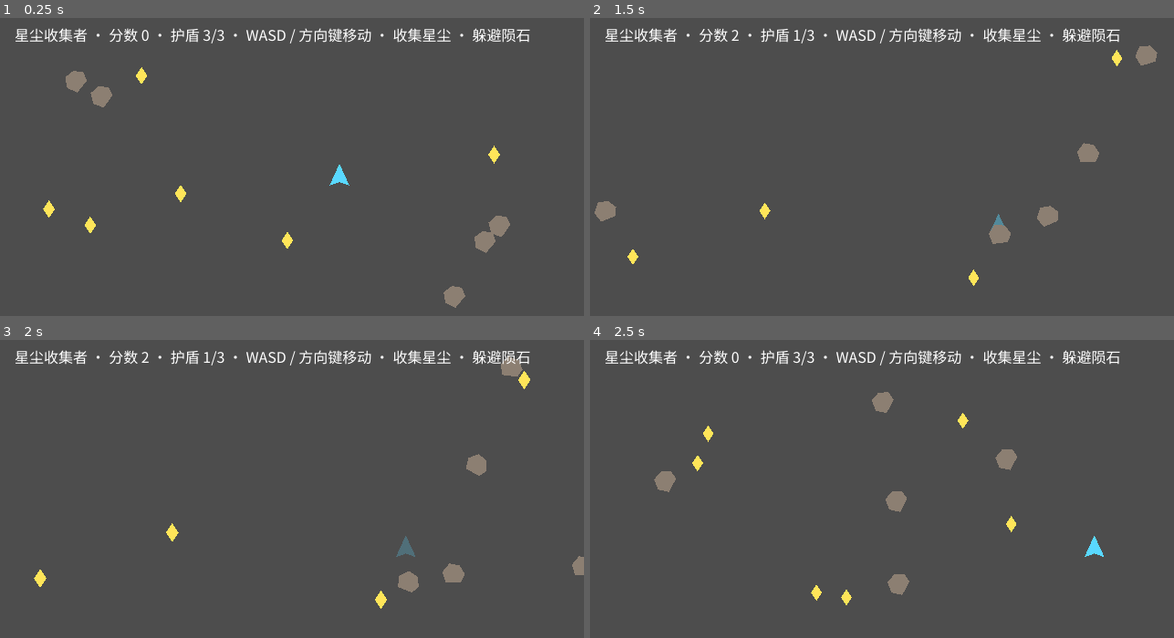
Above: before the commit, frames 1-4 (two rows, left to right).
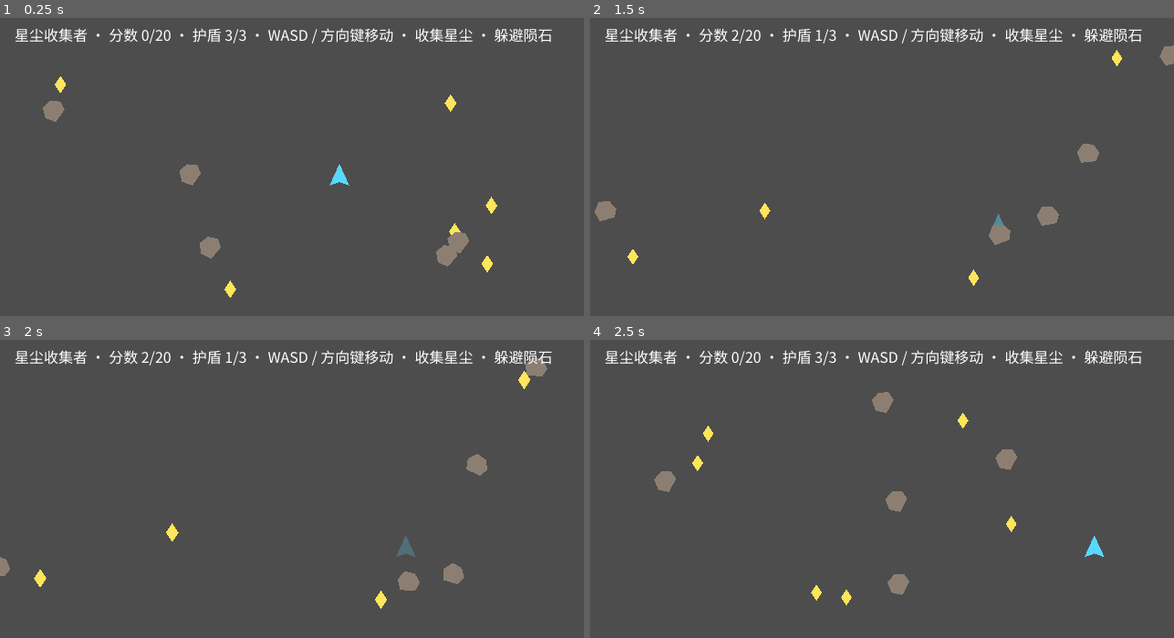
Above: after the commit, the same moments.

Repository: hl3w22bupt/myrd-playground
Game: Godot game, scene res://tests/smoke.tscn
Same seed, same stepped clock (60 frames per second), same inputs: the game is played once before the commit and once after it. This scene is started directly instead of the project's main scene.
Inputs (mouse positions are in pixels of both pictures, inside the frame that each line leads up to):
- Up to frame 1 (0.25 s): no input
- Up to frame 2 (1.5 s): tap Enter (confirm) at 0.5 s; move the mouse to (1010, 161) at 0.52 s; hold D (move_right) 0.53-1.25 s; hold Enter (confirm) 0.53-1.25 s; click (1010, 161) at 0.67 s; tap Space at 0.77 s; drag from (765, 193) to (969, 277) at 1.27 s
- Up to frame 3 (2 s): no input
- Up to frame 4 (2.5 s): move the mouse to (940, 426) at 2.02 s; hold D (move_right) from 2.03 s (still down); hold Enter (confirm) from 2.03 s (still down)

The runs differ from the first frame. In frame 1, 4.3% of the frame differs, in the area x 7-95%, y 3-98%; in frame 2, 2.1%; in frame 3, 2.3%; in frame 4, 1.8%.

Commit message:
feat(game-2): 玩法完整度升级——难度梯度/胜利终局/里程碑反馈 + 冒烟断言同步
把一句话玩法补完整（节点二）：
- 难度梯度：分数每跨过 difficulty_step 提升一级，陨石常驻上限与速度倍率
  随级上调（封顶见配置），重开复位 0 级；运行时推导集中在 main._apply_difficulty，
  数值全部来自 config/gameplay.cfg（验收 5：改配置即生效）。
- 胜利终局：得分达 score_target（0=无尽）触发 GameState.game_won，同一结算面板
  标题区分「护盾耗尽 / 目标达成·胜利」，追平纪录追加「新纪录！」；失败路径语义不变。
- 里程碑反馈：分数每跨过 milestone_step 弹 UI CanvasLayer 庆祝横幅（淡入淡出自清理）。
- 手感：陨石回绕改为「整体完全出屏（13px 包络半径）再从对侧入场」，
  消除贴边瞬移撞人；InputMap deadzone 0.5→0.2 提升模拟量响应；
  碰撞包络余量注释与常量推导逐一对齐（生成边界/最小生成距离/活动边界）。
- smoke.gd 同步升级：新增 E 段断言（里程碑横幅/胜利结算可达/胜利后重开复位/
  难度梯度上限补足），最高分存档改为本轮先清档再断言落盘，防陈旧存档假阳性；
  240 帧预算内通过。
- 修复：结算标题节点重命名 TitleLabel→ResultTitleLabel（唯一名按节点名解析）。

门禁实测：PREFLIGHT: PASS（13 类） / GODOT_SMOKE: PASS（240 帧） /
GODOT_FUZZ: PASS（seed=20260913, batches=6）。

Co-Authored-By: Claude <noreply@anthropic.com>

Diff:
--- a/games/game-2/autoload/game_config.gd
+++ b/games/game-2/autoload/game_config.gd
@@ -31,6 +31,27 @@
 ## 星尘被收集后补位延迟（秒）。
 var respawn_delay_seconds: float = 1.5
 
+## ── 难度梯度（本节点新增）──
+## 每收集多少分提升一级难度（0 = 关闭梯度，恒定难度）。
+var difficulty_step: int = 8
+## 每提升一级难度，陨石常驻数量增加多少。
+var difficulty_asteroids_per_level: int = 1
+## 难度提升后陨石常驻数量的封顶（梯度的天花板，防止刷满屏幕）。
+var difficulty_asteroids_cap: int = 10
+## 每提升一级难度，陨石漂移速度乘以的增量比例（线性叠加后封顶）。
+var difficulty_speed_per_level: float = 0.15
+## 难度提升后陨石速度的倍率封顶（相对 asteroid_speed_min/max 基准）。
+var difficulty_speed_cap_scale: float = 1.8
+
+## ── 胜利目标（本节点新增）──
+## 本局得分达到该值即触发胜利结算（面板 + 可重开）；0 = 无尽模式，
+## 唯一终局回到需求口径「护盾耗尽本轮结束」。
+var score_target: int = 20
+
+## ── 里程碑反馈（本节点新增）──
+## 每收集多少分弹出一次里程碑庆祝横幅（0 = 关闭）。
+var milestone_step: int = 10
+
 
 func _ready() -> void:
 	apply_config_file()
@@ -52,3 +73,14 @@
 	asteroid_speed_max = config.get_value("gameplay", "asteroid_speed_max", asteroid_speed_max)
 	player_speed = config.get_value("gameplay", "player_speed", player_speed)
 	respawn_delay_seconds = config.get_value("gameplay", "respawn_delay_seconds", respawn_delay_seconds)
+	difficulty_step = config.get_value("gameplay", "difficulty_step", difficulty_step)
+	difficulty_asteroids_per_level = config.get_value(
+		"gameplay", "difficulty_asteroids_per_level", difficulty_asteroids_per_level)
+	difficulty_asteroids_cap = config.get_value(
+		"gameplay", "difficulty_asteroids_cap", difficulty_asteroids_cap)
+	difficulty_speed_per_level = config.get_value(
+		"gameplay", "difficulty_speed_per_level", difficulty_speed_per_level)
+	difficulty_speed_cap_scale = config.get_value(
+		"gameplay", "difficulty_speed_cap_scale", difficulty_speed_cap_scale)
+	score_target = config.get_value("gameplay", "score_target", score_target)
+	milestone_step = config.get_value("gameplay", "milestone_step", milestone_step)
--- a/games/game-2/autoload/game_state.gd
+++ b/games/game-2/autoload/game_state.gd
@@ -15,8 +15,10 @@
 signal score_changed(score: int)
 ## 护盾变化：场景层订阅刷新 HUD / 播放受击反馈。
 signal shield_changed(shield: int)
-## 护盾归 0：场景层订阅弹出结算面板。
+## 护盾归 0：场景层订阅弹出结算面板（失败终局）。
 signal game_over(score: int, high_score: int)
+## 得分达到 score_target：场景层订阅弹出胜利结算面板（胜利终局）。
+signal game_won(score: int, high_score: int)
 ## 重开完成：场景层订阅重置战场。
 signal game_restarted()
 
@@ -35,6 +37,7 @@
 
 
 ## 收集星尘加分；本局已结算后忽略，实时抬高历史最高分。
+## 得分达到 GameConfig.score_target（>0 时）立即胜利结算 —— 分数与终局在同一入口收口。
 func add_score(amount: int) -> void:
 	if is_game_over or amount == 0:
 		return
@@ -42,6 +45,8 @@
 	if score > high_score:
 		high_score = score
 	score_changed.emit(score)
+	if GameConfig.score_target > 0 and score >= GameConfig.score_target:
+		_finish_game(true)
 
 
 ## 撞上陨石扣盾（受击唯一入口：无敌帧在 Player 侧把关，这里只负责数值与结算）。
@@ -51,7 +56,7 @@
 	shield = maxi(shield - GameConfig.damage_per_hit, 0)
 	shield_changed.emit(shield)
 	if shield <= 0:
-		_finish_game()
+		_finish_game(false)
 
 
 ## 重开：分数归 0、护盾恢复初始值、退出结算态（需求验收标准 4）。
@@ -64,10 +69,15 @@
 	game_restarted.emit()
 
 
-func _finish_game() -> void:
+## 终局收口：失败（护盾耗尽）与胜利（达成目标分）共用落盘逻辑，
+## 用不同信号区分，场景层据此弹出对应文案的结算面板。
+func _finish_game(won: bool) -> void:
 	is_game_over = true
 	_save_high_score()
-	game_over.emit(score, high_score)
+	if won:
+		game_won.emit(score, high_score)
+	else:
+		game_over.emit(score, high_score)
 
 
 func _save_high_score() -> void:
--- a/games/game-2/config/gameplay.cfg
+++ b/games/game-2/config/gameplay.cfg
@@ -30,3 +30,20 @@
 
 ; 星尘被收集后补位的延迟（秒）
 respawn_delay_seconds = 1.5
+
+; ── 难度梯度：分数每涨 difficulty_step 分提升一级难度 ──
+; 每提升一级，陨石常驻数量 +difficulty_asteroids_per_level（封顶 difficulty_asteroids_cap），
+; 陨石速度 ×(1 + level × difficulty_speed_per_level)（封顶 difficulty_speed_cap_scale 倍）。
+; difficulty_step = 0 表示关闭梯度（恒定难度）。
+difficulty_step = 8
+difficulty_asteroids_per_level = 1
+difficulty_asteroids_cap = 10
+difficulty_speed_per_level = 0.15
+difficulty_speed_cap_scale = 1.8
+
+; ── 胜利目标：本局得分达到 score_target 即胜利结算（弹结算面板 + 可重开）──
+; 0 = 无尽模式，唯一终局为「护盾耗尽」。
+score_target = 20
+
+; ── 里程碑反馈：每收集 milestone_step 分弹一次庆祝横幅（0 = 关闭）──
+milestone_step = 10
--- a/games/game-2/project.godot
+++ b/games/game-2/project.godot
@@ -35,31 +35,31 @@
 [input]
 
 move_left={
-"deadzone": 0.5,
+"deadzone": 0.2,
 "events": [Object(InputEventKey,"resource_local_to_scene":false,"resource_name":"","device":-1,"window_id":0,"alt_press …(191 unchanged characters)…
 , Object(InputEventKey,"resource_local_to_scene":false,"resource_name":"","device":-1,"window_id":0,"alt_pressed":false …(186 unchanged characters)…
 ]
 }
 move_right={
-"deadzone": 0.5,
+"deadzone": 0.2,
 "events": [Object(InputEventKey,"resource_local_to_scene":false,"resource_name":"","device":-1,"window_id":0,"alt_press …(192 unchanged characters)…
 , Object(InputEventKey,"resource_local_to_scene":false,"resource_name":"","device":-1,"window_id":0,"alt_pressed":false …(186 unchanged characters)…
 ]
 }
 move_up={
-"deadzone": 0.5,
+"deadzone": 0.2,
 "events": [Object(InputEventKey,"resource_local_to_scene":false,"resource_name":"","device":-1,"window_id":0,"alt_press …(192 unchanged characters)…
 , Object(InputEventKey,"resource_local_to_scene":false,"resource_name":"","device":-1,"window_id":0,"alt_pressed":false …(186 unchanged characters)…
 ]
 }
 move_down={
-"deadzone": 0.5,
+"deadzone": 0.2,
 "events": [Object(InputEventKey,"resource_local_to_scene":false,"resource_name":"","device":-1,"window_id":0,"alt_press …(192 unchanged characters)…
 , Object(InputEventKey,"resource_local_to_scene":false,"resource_name":"","device":-1,"window_id":0,"alt_pressed":false …(186 unchanged characters)…
 ]
 }
 confirm={
-"deadzone": 0.5,
+"deadzone": 0.2,
 "events": [Object(InputEventKey,"resource_local_to_scene":false,"resource_name":"","device":-1,"window_id":0,"alt_press …(195 unchanged characters)…
 , Object(InputEventKey,"resource_local_to_scene":false,"resource_name":"","device":-1,"window_id":0,"alt_pressed":false …(182 unchanged characters)…
 ]
--- a/games/game-2/scenes/main.tscn
+++ b/games/game-2/scenes/main.tscn
@@ -33,6 +33,18 @@
 offset_bottom = 40.0
 text = "星尘收集者 · 分数 0 · 护盾 3/3"
 
+[node name="MilestoneLabel" type="Label" parent="UI"]
+unique_name_in_owner = true
+visible = false
+offset_left = 140.0
+offset_top = 46.0
+offset_right = 500.0
+offset_bottom = 70.0
+theme_override_colors/font_color = Color(1, 0.92, 0.5, 1)
+theme_override_font_sizes/font_size = 16
+text = "里程碑 · 已收集 10 颗星尘！"
+horizontal_alignment = 1
+
 [node name="GameOverPanel" type="PanelContainer" parent="UI"]
 unique_name_in_owner = true
 visible = false
@@ -52,7 +64,8 @@
 theme_override_constants/separation = 10
 alignment = 1
 
-[node name="TitleLabel" type="Label" parent="UI/GameOverPanel/Box"]
+[node name="ResultTitleLabel" type="Label" parent="UI/GameOverPanel/Box"]
+unique_name_in_owner = true
 theme_override_font_sizes/font_size = 22
 text = "本局结束"
 horizontal_alignment = 1
--- a/games/game-2/scripts/asteroid.gd
+++ b/games/game-2/scripts/asteroid.gd
@@ -6,8 +6,13 @@
 ## - 碰到玩家只调用 Player.take_hit()，扣不扣盾由玩家侧无敌帧决定（职责分离）；
 ## - 漂移用 _physics_process，速度由 main.gd 生成时注入（速度区间来自 GameConfig）。
 
-## 世界回绕范围（与视口同尺寸，飞出一侧从另一侧回来）。
-const WRAP_BOUNDS: Rect2 = Rect2(0.0, 0.0, 640.0, 360.0)
+## 陨石受击包络半径（scenes/asteroid.tscn 的 CollisionShape2D radius，常量必须与其一致）。
+const HURT_RADIUS: float = 13.0
+## 世界回绕范围 = 视口 640×360 向四周各外扩一个包络半径（13px）：
+## 陨石中心越过视口边 13px（整体完全出屏）后才回绕，并从对侧视口外 13px 处入场 ——
+## 玩家在陨石重新入屏前始终看得见它离场，杜绝「陨石贴边瞬移到脸上」的不公平受击。
+const WRAP_BOUNDS: Rect2 = Rect2(
+	-HURT_RADIUS, -HURT_RADIUS, 640.0 + 2.0 * HURT_RADIUS, 360.0 + 2.0 * HURT_RADIUS)
 
 ## 漂移速度（像素/秒），生成时由 main.gd 注入。
 var velocity: Vector2 = Vector2.ZERO
--- a/games/game-2/scripts/main.gd
+++ b/games/game-2/scripts/main.gd
@@ -7,19 +7,27 @@
 ## - 状态：GameState（autoload）持有分数/护盾/最高分并 emit 信号；
 ## - 收集：StarDust.body_entered → StarDust.collected → main 加分 + 飘字 + 补位；
 ## - 受击：Asteroid.body_entered → Player.take_hit()（无敌帧）→ GameState.apply_hit()
-##   → shield_changed（震屏）→ 归 0 时 game_over（弹结算面板）；
+##   → shield_changed（震屏）→ 归 0 时 game_over（弹失败结算面板）；
+## - 梯度：score_changed → 分数跨过 difficulty_step → _apply_difficulty 上调陨石上限/速度；
+## - 终局：失败 = 护盾耗尽（game_over）；胜利 = 得分达 score_target（game_won）——
+##   同一结算面板，标题区分胜负；
 ## - 重开：RestartButton.pressed / confirm 动作 → GameState.start_game()
-##   → game_restarted → main 重置战场。
+##   → game_restarted → main 难度复位 + 重置战场。
 
 const STAR_DUST_SCENE: PackedScene = preload("res://scenes/star_dust.tscn")
 const ASTEROID_SCENE: PackedScene = preload("res://scenes/asteroid.tscn")
 const FLOAT_TEXT_SCENE: PackedScene = preload("res://scenes/float_text.tscn")
 
-## 星尘/陨石的生成范围（世界坐标，留出 HUD 与边距）。
+## 星尘/陨石的生成范围（世界坐标）：生成点距左右边 ≥40px、距顶底 ≥48px
+## （顶部 40px 为 HUD 文案区 + 8px 余量）。星尘拾取半径 14px、陨石受击半径 13px
+## 均小于 40px —— 生成点必然整体在视口内，不会出现「半截在屏外」的目标。
 const SPAWN_BOUNDS: Rect2 = Rect2(40.0, 48.0, 560.0, 264.0)
-## 陨石生成点与玩家的最小距离（避免开局即撞）。
+## 陨石生成点与玩家的最小距离：接触包络 = 玩家碰撞半径 12 + 陨石受击半径 13 = 25px，
+## 110px ≈ 4.4 倍包络，按最高漂移速度（110px/s × 1.8 难度封顶 ≈ 198px/s）也有
+## ≥0.55s 反应时间，杜绝开局即撞。
 const ASTEROID_MIN_PLAYER_DISTANCE: float = 110.0
-## 星尘生成点与玩家的最小距离。
+## 星尘生成点与玩家的最小距离：大于收集包络（12 + 14 = 26px），
+## 保证新补位的晶体不会在玩家脚下「凭空被收」。
 const CRYSTAL_MIN_PLAYER_DISTANCE: float = 60.0
 ## 生成点探测重试次数（重试耗尽就接受最后一个候选点）。
 const SPAWN_ATTEMPTS: int = 12
@@ -31,13 +39,24 @@
 @onready var camera: Camera2D = $Camera
 @onready var hud_label: Label = %HudLabel
 @onready var game_over_panel: PanelContainer = %GameOverPanel
+@onready var result_title_label: Label = %ResultTitleLabel
 @onready var result_label: Label = %ResultLabel
 @onready var restart_button: Button = %RestartButton
+@onready var milestone_label: Label = %MilestoneLabel
 @onready var touch_ui: CanvasLayer = $TouchUI
 
 var _move_hint: String = "WASD / 方向键移动 · 收集星尘 · 躲避陨石"
 var _spawn_rng := RandomNumberGenerator.new()
 var _shake_tween: Tween
+var _milestone_tween: Tween
+
+## ── 难度梯度运行时状态（由 _apply_difficulty 按 GameConfig 配置推导，重开复位）──
+## 当前难度等级：score / difficulty_step 向下取整。
+var difficulty_level: int = 0
+## 当前陨石常驻数量上限（随难度上调，封顶 difficulty_asteroids_cap）。
+var asteroid_cap: int = 0
+## 当前陨石速度倍率（随难度上调，封顶 difficulty_speed_cap_scale）。
+var _speed_scale: float = 1.0
 
 
 func _ready() -> void:
@@ -55,11 +74,14 @@
 		GameState.shield_changed.connect(_on_shield_changed)
 	if not GameState.game_over.is_connected(_on_game_over):
 		GameState.game_over.connect(_on_game_over)
+	if not GameState.game_won.is_connected(_on_game_won):
+		GameState.game_won.connect(_on_game_won)
 	if not GameState.game_restarted.is_connected(_on_game_restarted):
 		GameState.game_restarted.connect(_on_game_restarted)
 	if not restart_button.pressed.is_connected(_on_restart_pressed):
 		restart_button.pressed.connect(_on_restart_pressed)
 	_spawn_rng.randomize()
+	_apply_difficulty(0)
 	respawn_field(-1)
 	_update_hud()
 
@@ -70,7 +92,7 @@
 		_on_restart_pressed()
 
 
-## 重置战场：清空现有星尘/陨石后按配置数量重新生成。
+## 重置战场：清空现有星尘/陨石后按当前难度上限重新生成。
 ## seed_value >= 0 时用固定种子生成（冒烟门禁要求可复现），-1 表示随机。
 func respawn_field(seed_value: int) -> void:
 	if seed_value >= 0:
@@ -85,7 +107,7 @@
 		node.queue_free()
 	for _i in GameConfig.max_crystals:
 		_spawn_crystal()
-	for _i in GameConfig.max_asteroids:
+	for _i in asteroid_cap:
 		_spawn_asteroid()
 
 
@@ -99,16 +121,40 @@
 	crystals.add_child(crystal)
 
 
-## 生成一颗陨石，速度取配置区间内的随机方向标量。
+## 生成一颗陨石，速度取配置区间内的随机方向标量（再乘当前难度倍率）。
 func _spawn_asteroid() -> void:
-	if asteroids.get_child_count() >= GameConfig.max_asteroids:
+	if asteroids.get_child_count() >= asteroid_cap:
 		return
 	var asteroid: Asteroid = ASTEROID_SCENE.instantiate()
 	asteroid.position = _pick_spawn_point(ASTEROID_MIN_PLAYER_DISTANCE)
 	var speed: float = _spawn_rng.randf_range(GameConfig.asteroid_speed_min, GameConfig.asteroid_speed_max)
 	var direction := Vector2.from_angle(_spawn_rng.randf_range(0.0, TAU))
-	asteroid.velocity = direction * speed
+	asteroid.velocity = direction * speed * _speed_scale
 	asteroids.add_child(asteroid)
+
+
+## ── 难度梯度 ──
+## 当前分数对应的难度等级：score / difficulty_step 向下取整（difficulty_step <= 0 恒为 0）。
+func _level_for_score(score_value: int) -> int:
+	if GameConfig.difficulty_step <= 0:
+		return 0
+	return floori(float(score_value) / float(GameConfig.difficulty_step))
+
+
+## 应用难度等级（数值推导与 config/gameplay.cfg 注释同口径）：
+##   陨石上限 = min(max_asteroids + level × difficulty_asteroids_per_level, difficulty_asteroids_cap)
+##   速度倍率 = min(1 + level × difficulty_speed_per_level, difficulty_speed_cap_scale)
+## 上调后同步把陨石补足到新上限（已生成的陨石不重生成，梯度平滑不闪变）。
+func _apply_difficulty(level: int) -> void:
+	difficulty_level = maxi(level, 0)
+	asteroid_cap = mini(
+		GameConfig.max_asteroids + difficulty_level * GameConfig.difficulty_asteroids_per_level,
+		GameConfig.difficulty_asteroids_cap)
+	_speed_scale = minf(
+		1.0 + float(difficulty_level) * GameConfig.difficulty_speed_per_level,
+		GameConfig.difficulty_speed_cap_scale)
+	while asteroids.get_child_count() < asteroid_cap:
+		_spawn_asteroid()
 
 
 ## 挑一个离玩家足够远的生成点（重试耗尽则接受最后一个候选点）。
@@ -142,7 +188,13 @@
 	_play_shake()
 
 
-func _on_score_changed(_score: int) -> void:
+func _on_score_changed(score_value: int) -> void:
+	# 难度梯度：跨过 difficulty_step 整数倍 → 提升难度并补足陨石。
+	var level := _level_for_score(score_value)
+	if level != difficulty_level:
+		_apply_difficulty(level)
+	# 里程碑庆祝：分数跨过 milestone_step 整数倍 → 弹庆祝横幅。
+	_maybe_show_milestone(score_value)
 	_update_hud()
 
 
@@ -150,10 +202,56 @@
 	_update_hud()
 
 
-## 护盾归 0 的瞬间：结算面板展示本局得分与历史最高分（需求验收标准 3）。
+## 失败终局（护盾耗尽）：结算面板展示本局得分与历史最高分（需求验收标准 3）。
 func _on_game_over(final_score: int, final_high_score: int) -> void:
-	result_label.text = "本局得分 %d · 历史最高 %d" % [final_score, final_high_score]
+	_show_settlement("护盾耗尽 · 本局结束", final_score, final_high_score)
+
+
+## 胜利终局（本局得分达到 score_target）。
+func _on_game_won(final_score: int, final_high_score: int) -> void:
+	_show_settlement("目标达成 · 胜利！", final_score, final_high_score)
+
+
+## 两种终局共用结算面板：标题区分胜负，正文给出本局得分与历史最高分
+## （追平/刷新纪录时追加「新纪录」，给出明确的正反馈）。
+func _show_settlement(title: String, final_score: int, final_high_score: int) -> void:
+	result_title_label.text = title
+	var summary := "本局得分 %d · 历史最高 %d" % [final_score, final_high_score]
+	if final_score > 0 and final_score >= final_high_score:
+		summary += " · 新纪录！"
+	result_label.text = summary
+	_hide_milestone_banner()
 	game_over_panel.visible = true
+
+
+## ── 里程碑庆祝横幅 ──
+func _maybe_show_milestone(score_value: int) -> void:
+	if GameConfig.milestone_step <= 0 or GameState.is_game_over or score_value <= 0:
+		return
+	if score_value % GameConfig.milestone_step != 0:
+		return
+	milestone_label.text = "里程碑 · 已收集 %d 颗星尘！" % score_value
+	milestone_label.visible = true
+	if _milestone_tween != null and _milestone_tween.is_valid():
+		_milestone_tween.kill()
+	milestone_label.modulate = Color(1.0, 1.0, 0.65, 0.0)
+	_milestone_tween = create_tween()
+	_milestone_tween.tween_property(milestone_label, "modulate:a", 1.0, 0.12)
+	_milestone_tween.tween_interval(1.1)
+	_milestone_tween.tween_property(milestone_label, "modulate:a", 0.0, 0.25)
+	_milestone_tween.tween_callback(_on_milestone_fade_out)
+
+
+func _on_milestone_fade_out() -> void:
+	# 淡出完成后只藏节点，不 kill 自己所在的 tween（避免回调里销毁自身）。
+	milestone_label.visible = false
+
+
+func _hide_milestone_banner() -> void:
+	if _milestone_tween != null and _milestone_tween.is_valid():
+		_milestone_tween.kill()
+	milestone_label.visible = false
+	milestone_label.modulate = Color(1.0, 1.0, 0.65, 0.0)
 
 
 ## 重开：重置分数与护盾（GameState.start_game）并重铺战场，立即进入新一局。
@@ -163,6 +261,9 @@
 
 
 func _on_game_restarted() -> void:
+	# 难度先复位再重铺：战场按 0 级上限重新生成（胜利/失败重开都回到起点）。
+	_apply_difficulty(0)
+	_hide_milestone_banner()
 	respawn_field(-1)
 	_update_hud()
 
@@ -172,8 +273,12 @@
 
 
 func _update_hud() -> void:
-	hud_label.text = "星尘收集者 · 分数 %d · 护盾 %d/%d · %s" % [
-		GameState.score, GameState.shield, GameConfig.initial_shield, _move_hint,
+	# 开启胜利目标时，分数以「当前/目标」呈现，进度与终局条件一目了然。
+	var score_text := "分数 %d" % GameState.score
+	if GameConfig.score_target > 0:
+		score_text += "/%d" % GameConfig.score_target
+	hud_label.text = "星尘收集者 · %s · 护盾 %d/%d · %s" % [
+		score_text, GameState.shield, GameConfig.initial_shield, _move_hint,
 	]
 
 
--- a/games/game-2/scripts/player.gd
+++ b/games/game-2/scripts/player.gd
@@ -13,7 +13,10 @@
 ## 受击生效时发出（携带扣盾后的剩余护盾）；订阅方播放震屏反馈。
 signal hit_taken(shield: int)
 
-## 可活动范围（世界坐标，视口 640x360 内留边）。
+## 可活动范围（世界坐标）：飞船中心距视口各边 ≥16px。
+## 余量推导：碰撞半径 12px（scenes/player.tscn CollisionShape2D）→ 碰撞圆距视口边
+## ≥4px；视觉轮廓最远 14px（机鼻顶点）→ 贴边时机鼻距视口边 ≥2px，全程不裁切。
+## clamp 双轴独立钳制：斜向顶着角落输入时沿边滑动，不会卡进死角。
 const PLAY_BOUNDS: Rect2 = Rect2(16.0, 16.0, 608.0, 328.0)
 
 var speed: float = 240.0
--- a/games/game-2/tests/smoke.gd
+++ b/games/game-2/tests/smoke.gd
@@ -16,6 +16,12 @@
 ##      护盾归 0 的瞬间结算面板弹出，展示本局得分与历史最高分且最高分已落盘
 ##   D. 重开可用：confirm 动作（结算态键盘入口）触发重开 ——
 ##      分数归 0、护盾恢复初始值、面板隐藏、新战场生成
+##   E. 新玩法面（本节点新增，断言与交互同步升级）：
+##      E1 里程碑反馈：跨过 milestone_step 整数倍弹出庆祝横幅；
+##      E2 胜利结算可达：得分达到 score_target 的瞬间弹出「胜利」结算面板
+##         （标题区分胜负、正文含本局得分/历史最高、最高分落盘）；
+##      E3 胜利后重开：confirm 重开 —— 分数/护盾复位、面板隐藏、难度复位 0 级；
+##      E4 难度梯度生效：跨过 difficulty_step 后陨石上限 +1 并补足生成。
 ##
 ## 可复现性设计（门禁要求同一事件序 → 同一判定结果）：
 ## - 噪声相位结束后 Input.release_pressed_events()，清掉悬挂按键/手势；
@@ -50,6 +56,13 @@
 const IFRAME_EXPIRE_FRAMES: int = 52
 ## 注入 confirm 后等待重开生效的帧数。
 const RESTART_FRAMES: int = 8
+## ── E 段锚点偏移（胜利 / 里程碑 / 难度梯度）──
+## 重开断言后到里程碑注入的帧间隔。
+const VICTORY_MILESTONE_OFFSET: int = 1
+## 里程碑注入到胜利结算断言的帧间隔。
+const VICTORY_ASSERT_OFFSET: int = 1
+## 第二次重开断言到难度梯度断言的帧间隔（add_score 同帧生效，留 1 帧观察）。
+const DIFFICULTY_ASSERT_OFFSET: int = 1
 
 ## ── 固定锚点帧 ──
 const FRAME_MOVE_START: int = NOISE_FRAMES + 1
@@ -95,6 +108,10 @@
 var _t_fast_hit_2: int = -1
 var _t_game_over: int = -1
 var _t_restart: int = -1
+var _t_victory_milestone: int = -1
+var _t_victory_assert: int = -1
+var _t_victory_restart: int = -1
+var _t_difficulty_assert: int = -1
 var _t_report: int = -1
 
 
@@ -121,10 +138,17 @@
 	if game_state == null:
 		_failures.append("autoload GameState 未注册（project.godot [autoload] 缺失）")
 	else:
-		for signal_name in ["score_changed", "shield_changed", "game_over", "game_restarted"]:
+		for signal_name in ["score_changed", "shield_changed", "game_over", "game_won", "game_restarted"]:
 			if not game_state.has_signal(signal_name):
 				_failures.append("autoload GameState 缺少信号 %s" % signal_name)
 		game_state.score_changed.connect(_on_score_changed)
+
+	# 清掉上一轮运行遗留的最高分存档：让「结算后已落盘」断言只认可本轮写入，
+	# 否则陈旧存档会把持久化缺陷洗成假阳性。
+	var save_dir := DirAccess.open("user://")
+	var save_file_name: String = GameState.SAVE_PATH.get_file()
+	if save_dir != null and save_dir.file_exists(save_file_name):
+		save_dir.remove(save_file_name)
 
 	if _player == null:
 		_failures.append("主场景里找不到 Player（player.tscn 未实例化或未挂 player.gd）")
@@ -173,6 +197,16 @@
 			_press_action(&"confirm")
 		elif _t_restart > 0 and _frames == _t_restart:
 			_assert_restarted()
+		elif _t_victory_milestone > 0 and _frames == _t_victory_milestone:
+			_inject_victory_milestone_step()
+		elif _t_victory_assert > 0 and _frames == _t_victory_assert:
+			_assert_victory()
+			_press_action(&"confirm")
+		elif _t_victory_restart > 0 and _frames == _t_victory_restart:
+			_assert_victory_restarted()
+			_begin_difficulty_phase()
+		elif _t_difficulty_assert > 0 and _frames == _t_difficulty_assert:
+			_assert_difficulty_level()
 
 	if (_t_report > 0 and _frames >= _t_report) or not _failures.is_empty():
 		_finished = true
@@ -362,7 +396,11 @@
 		_t_fast_hit_2 = _t_fast_hit_1 + FAST_HIT_FRAMES
 		_t_game_over = _t_fast_hit_2 + FAST_HIT_FRAMES
 		_t_restart = _t_game_over + RESTART_FRAMES
-		_t_report = _t_restart + 2
+		_t_victory_milestone = _t_restart + VICTORY_MILESTONE_OFFSET
+		_t_victory_assert = _t_victory_milestone + VICTORY_ASSERT_OFFSET
+		_t_victory_restart = _t_victory_assert + RESTART_FRAMES
+		_t_difficulty_assert = _t_victory_restart + DIFFICULTY_ASSERT_OFFSET
+		_t_report = _t_difficulty_assert + 1
 
 
 func _assert_invincibility_window() -> void:
@@ -409,6 +447,88 @@
 		])
 
 
+## ── E1. 里程碑反馈断言 ──
+## 临时把目标分调到 2、里程碑步长调到 1：收集 1 分应弹横幅且不触发终局。
+func _inject_victory_milestone_step() -> void:
+	GameConfig.score_target = 2
+	GameConfig.milestone_step = 1
+	GameState.add_score(1)
+	if GameState.is_game_over:
+		_failures.append("里程碑阶段误触发终局：score=1 < score_target=2 时 is_game_over 不应为 true")
+	if not _main.milestone_label.visible:
+		_failures.append("里程碑横幅未弹出（milestone_step=1 时收集 1 分应弹庆祝反馈）")
+	elif not _main.milestone_label.text.contains("已收集 1"):
+		_failures.append("里程碑横幅文案不含已收集分数：\"%s\"" % _main.milestone_label.text)
+
+
+## ── E2. 胜利结算断言 ──
+## 再加 1 分踩线（score 1 → 2 = score_target）：胜利结算应在同一入口内立即触发。
+func _assert_victory() -> void:
+	GameState.add_score(1)
+	_score_at_game_over = GameState.score
+	if not GameState.is_game_over:
+		_failures.append("胜利判定失败：得分 %d 已达 score_target(%d) 但 is_game_over 仍为 false" % [
+			GameState.score, GameConfig.score_target,
+		])
+	if not _main.game_over_panel.visible:
+		_failures.append("胜利结算面板未弹出（达到 score_target 的瞬间应展示结算）")
+	var title_text: String = _main.result_title_label.text
+	if not title_text.contains("胜利"):
+		_failures.append("胜利结算标题未区分胜负：\"%s\"" % title_text)
+	if title_text.contains("护盾耗尽"):
+		_failures.append("胜利终局误用了失败文案：\"%s\"" % title_text)
+	var result_text: String = _main.result_label.text
+	if not result_text.contains("本局得分") or not result_text.contains("历史最高"):
+		_failures.append("胜利结算文案缺少本局得分/历史最高：\"%s\"" % result_text)
+	if not GameState.has_high_score_save():
+		_failures.append("胜利结算后历史最高分未持久化（%s 未落盘）" % GameState.SAVE_PATH)
+
+
+## ── E3. 胜利后重开断言 ──
+func _assert_victory_restarted() -> void:
+	if GameState.is_game_over:
+		_failures.append("胜利重开失败：GameState 仍处于结算态")
+	if GameState.score != 0 or GameState.shield != GameConfig.initial_shield:
+		_failures.append("胜利重开失败：分数/护盾未复位（score=%d, shield=%d）" % [
+			GameState.score, GameState.shield,
+		])
+	if _main.game_over_panel.visible:
+		_failures.append("胜利重开失败：结算面板仍可见")
+	if _main.difficulty_level != 0:
+		_failures.append("胜利重开失败：难度未复位（difficulty_level=%d）" % _main.difficulty_level)
+	if _main.asteroids.get_child_count() != GameConfig.max_asteroids:
+		_failures.append("胜利重开失败：陨石数量 %d 未回到 0 级上限 %d" % [
+			_main.asteroids.get_child_count(), GameConfig.max_asteroids,
+		])
+
+
+## ── E4. 难度梯度断言 ──
+## 转无尽模式（score_target=0）并收紧梯度步长：加 2 分应升到 1 级，陨石上限 +1 且已补足。
+func _begin_difficulty_phase() -> void:
+	GameConfig.score_target = 0
+	GameConfig.milestone_step = 0
+	GameConfig.difficulty_step = 2
+	GameState.add_score(2)
+
+
+func _assert_difficulty_level() -> void:
+	var expected_level: int = floori(float(GameState.score) / float(GameConfig.difficulty_step))
+	if _main.difficulty_level != expected_level:
+		_failures.append("难度梯度失败：score=%d 时难度等级 %d ≠ %d" % [
+			GameState.score, _main.difficulty_level, expected_level,
+		])
+	var expected_cap: int = GameConfig.max_asteroids + expected_level * GameConfig.difficulty_asteroids_per_level
+	if _main.asteroid_cap != expected_cap:
+		_failures.append("难度梯度失败：陨石上限 %d ≠ 0 级上限 %d + 每级增量 %d" % [
+			_main.asteroid_cap, GameConfig.max_asteroids, GameConfig.difficulty_asteroids_per_level,
+		])
+	var asteroid_count: int = _main.asteroids.get_child_count()
+	if asteroid_count != expected_cap:
+		_failures.append("难度梯度失败：陨石未按新上限补足（场上 %d ≠ %d）" % [
+			asteroid_count, expected_cap,
+		])
+
+
 func _report() -> void:
 	if _hit_landed_tick < 0 and _hit_target != null and _failures.is_empty():
 		_failures.append("受击判定失败：跟随陨石 %d 帧（%d-%d）内护盾始终未从 %d 扣减（body_entered 未触发或受击链路断裂）" % [
@@ -419,7 +539,7 @@
 	if not _score_seen:
 		_failures.append("信号 GameState.score_changed 未到达订阅方：连接断裂或从未 emit")
 	if _failures.is_empty():
-		print("GODOT_SMOKE: PASS 移动/收集/受击无敌帧/结算/重开 全部通过")
+		print("GODOT_SMOKE: PASS 移动/收集/受击无敌帧/结算/重开/里程碑/胜利结算/难度梯度 全部通过")
 		get_tree().quit(0)
 	else:
 		for failure in _failures:
Not shown, changed: games/game-2/CLAUDE.md
